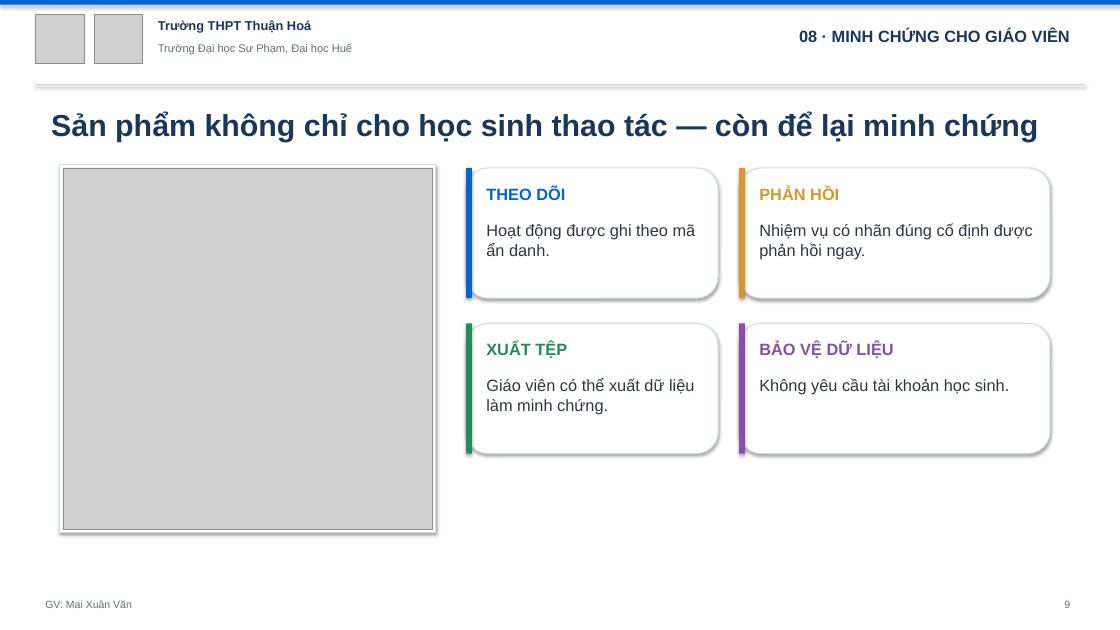
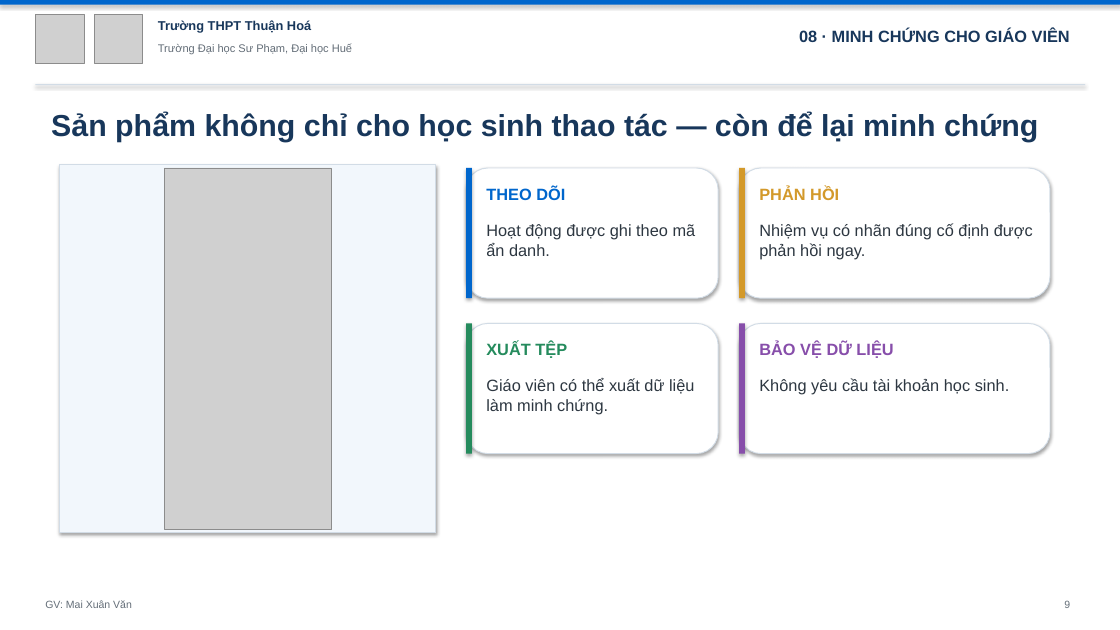
Before and after one commit to mxuanvan02/ainatomy, a slide deck: slide 9 of template_thuanhoa.pptx. Drawn at 1120x630 pixels with LibreOffice and Linux fonts; fonts in the diff are those of the drawing; grey boxes stand for pictures. Boxes give left, top, right and bottom in pixels: in the first picture for what was removed or moved away, otherwise in the second. Text is boxed around its words. In the diff, an @@ line names an element or a change of style, - is before the commit and + after.

```diff
--- a/template_thuanhoa.pptx
+++ b/template_thuanhoa.pptx
@@ rectangle at [60,165,436,533]: fill #FFFFFF to #F2F7FC @@
@@ picture: place and size @@
-picture at [63,168,433,529]
+picture at [165,168,332,529]
```
Also in this commit, not shown: 11 other slides changed, 3 other files.
